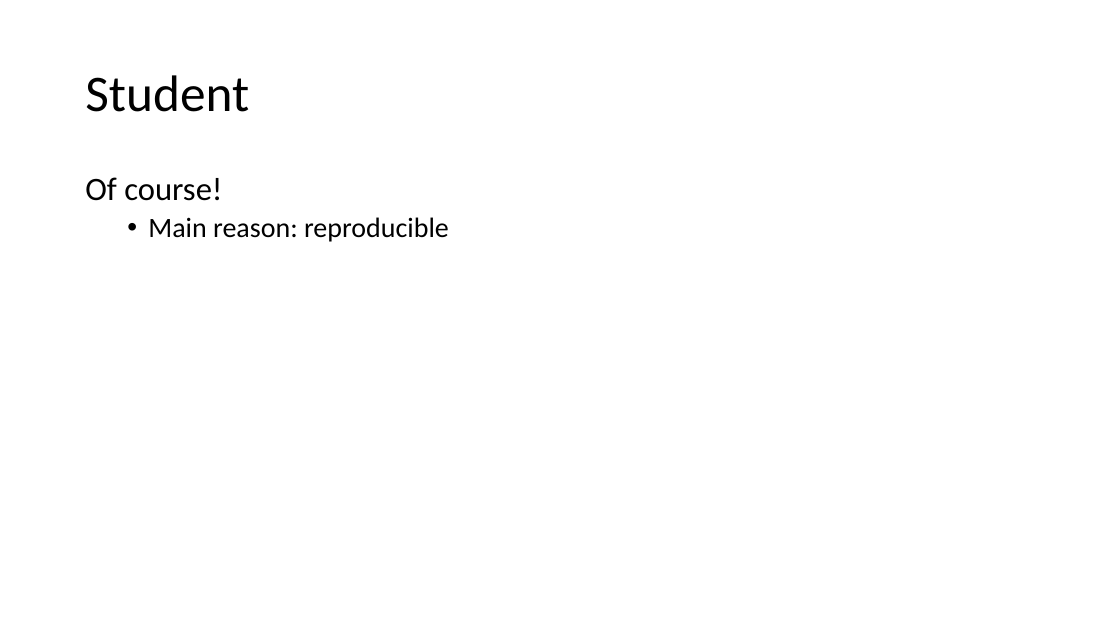
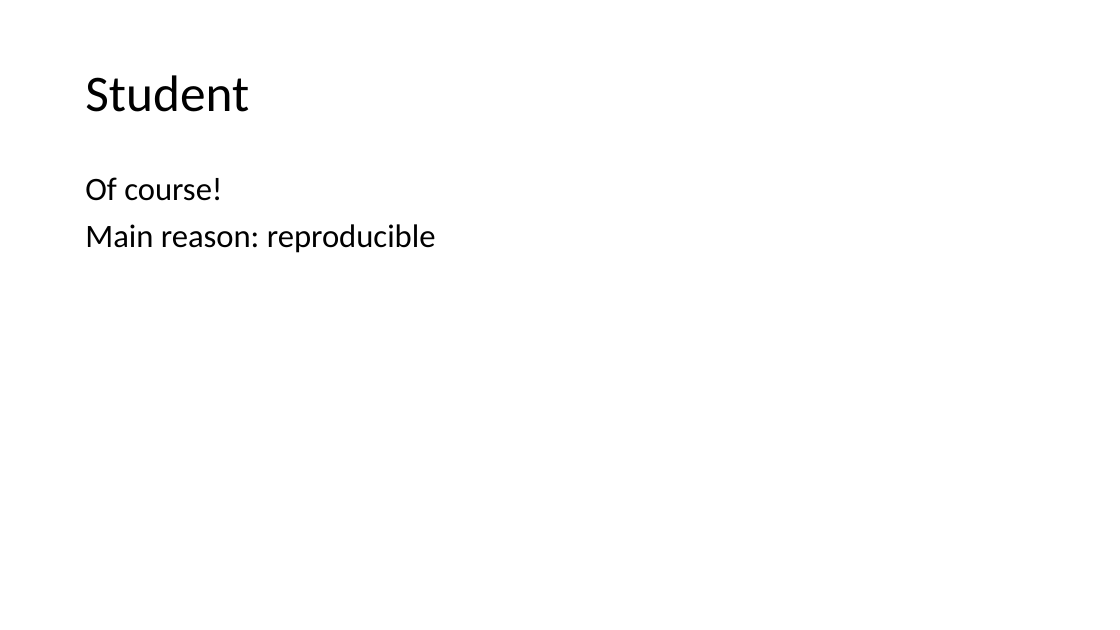
Before and after one commit to MohdAzmiSuliman/PHClassWRMD, a slide deck: slide 19 of PHClassWRMd.pptx (slide 18 before the commit). Drawn at 1120x630 pixels with LibreOffice and Linux fonts; fonts in the diff are those of the drawing; background and template pictures are left out. Boxes give left, top, right and bottom in pixels: in the first picture for what was removed or moved away, otherwise in the second. Text is boxed around its words. In the diff, an @@ line names an element or a change of style, - is before the commit and + after.

```diff
--- a/PHClassWRMd.pptx
+++ b/PHClassWRMd.pptx
@@ text at (x1=85, y1=224, x2=436, y2=253): size 24 to 28 pt in "Main reason: reproducible"; bullet • to none; list level 2 to 1 in "Main reason: reproducible" @@
```
Also in this commit, not shown: 5 other slides changed, 3 slides added, 2 slides removed, 9 other files.
